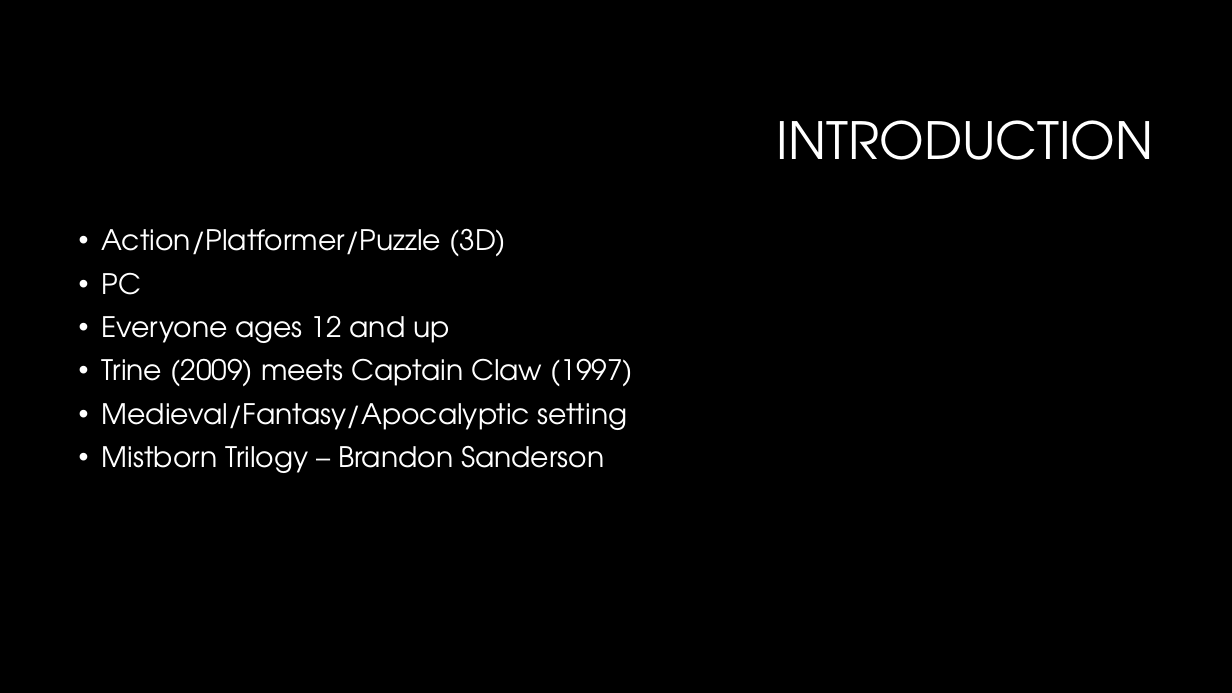
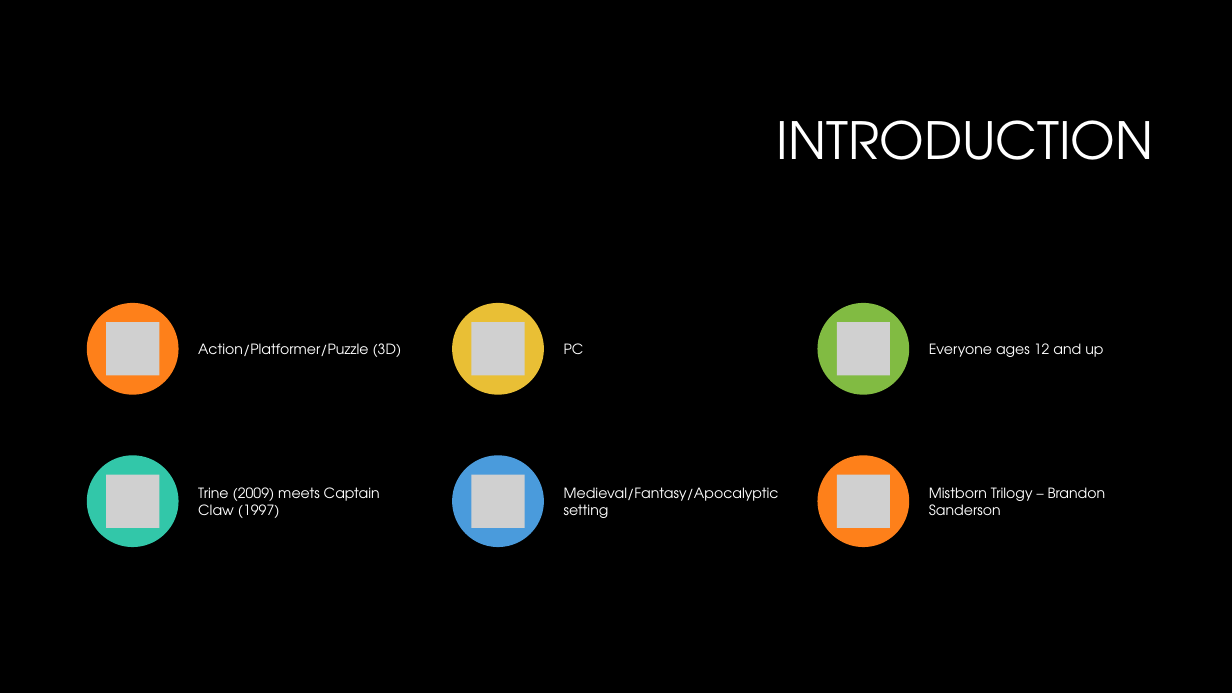
Before and after one commit to christian-plourde/COMP376-Project, a slide deck: slide 2 of Proposal/Proposal_Presentation.pptx. Drawn at 1232x693 pixels with LibreOffice and Linux fonts; fonts in the diff are those of the drawing; grey boxes stand for pictures; background and template pictures are left out. Boxes give left, top, right and bottom in pixels: in the first picture for what was removed or moved away, otherwise in the second. Text is boxed around its words. In the diff, an @@ line names an element or a change of style, - is before the commit and + after.

```diff
--- a/Proposal/Proposal_Presentation.pptx
+++ b/Proposal/Proposal_Presentation.pptx
@@ text removed at [102, 228, 633, 473] @@
-• Action/Platformer/Puzzle (3D)
-• PC
-• Everyone ages 12 and up
-• Trine (2009) meets Captain Claw (1997)
-• Medieval/Fantasy/Apocalyptic setting
-• Mistborn Trilogy – Brandon Sanderson
@@ group added at [87, 303, 1106, 547]: 6 ellipses, 6 pictures, 6 texts @@
+Action/Platformer/Puzzle (3D)
+PC
+Everyone ages 12 and up
+Trine (2009) meets Captain Claw (1997)
+Medieval/Fantasy/Apocalyptic setting
+Mistborn Trilogy – Brandon Sanderson
```
Also in this commit, not shown: 1 other slide changed, 4 slides added, 1 other file.
